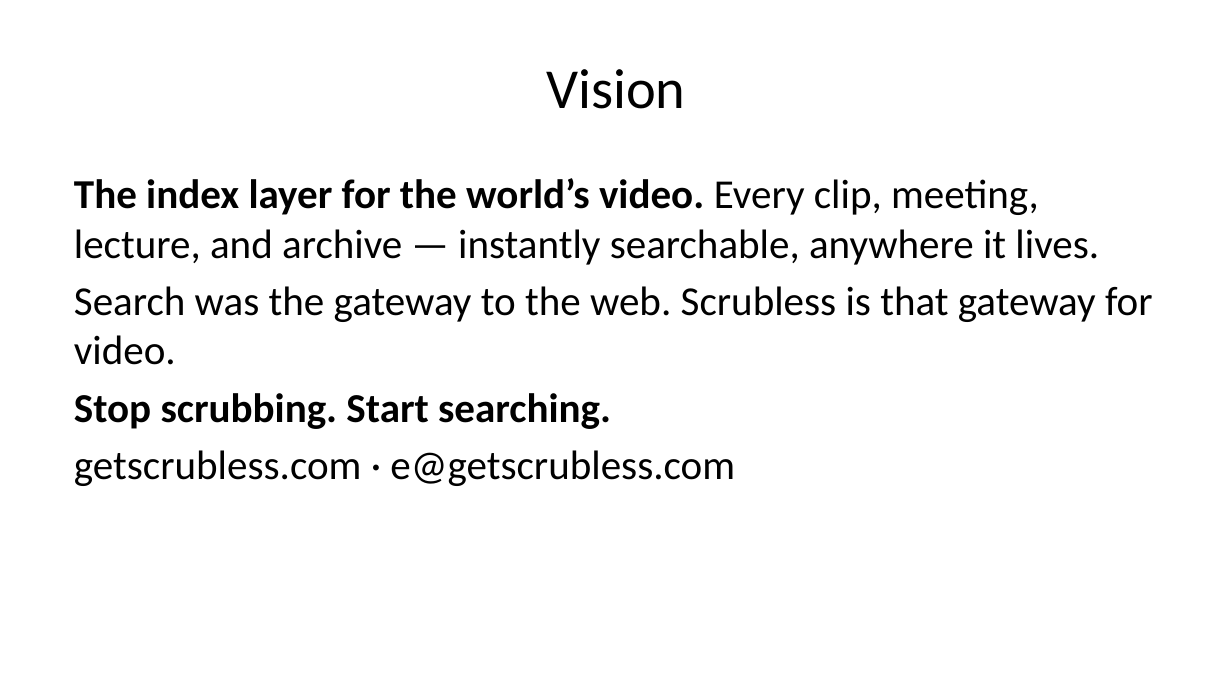
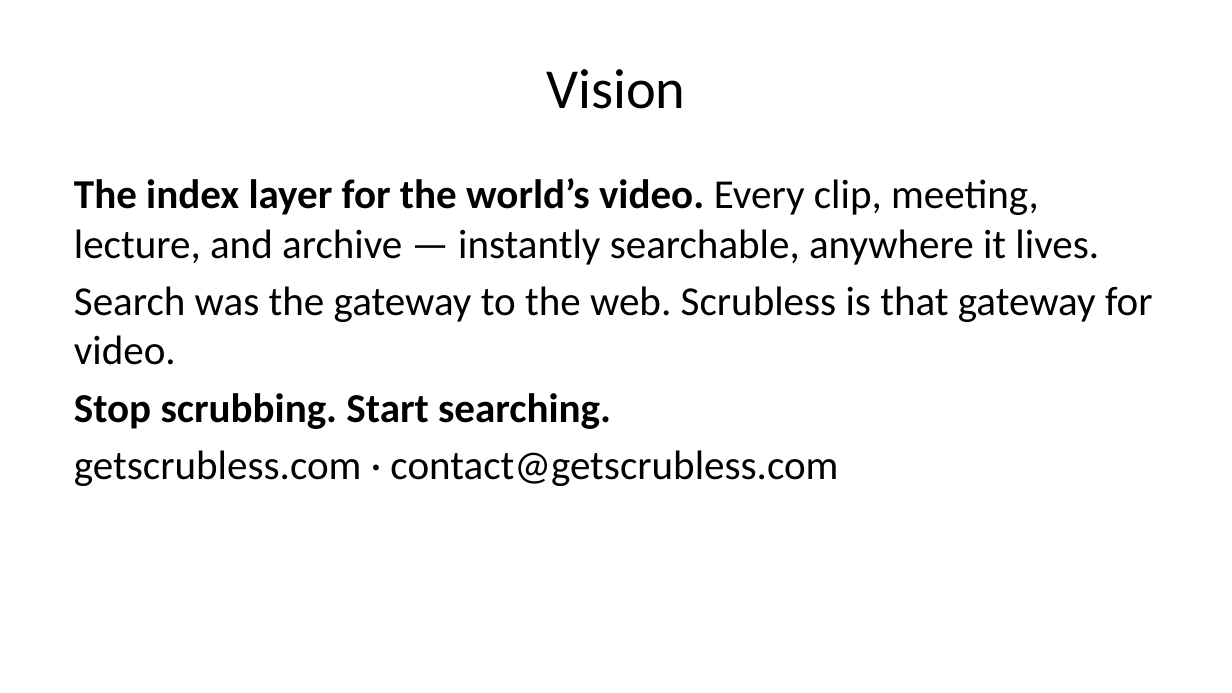
Before and after one commit to ernest-opara/scrubless, a slide deck: slide 14 of docs/PITCH-editable.pptx. Drawn at 1232x693 pixels with LibreOffice and Linux fonts; fonts in the diff are those of the drawing. Boxes give left, top, right and bottom in pixels: in the first picture for what was removed or moved away, otherwise in the second. Text is boxed around its words. In the diff, an @@ line names an element or a change of style, - is before the commit and + after.

```diff
--- a/docs/PITCH-editable.pptx
+++ b/docs/PITCH-editable.pptx
@@ text at box(74, 450, 838, 486): text changed @@
-getscrubless.com · e@getscrubless.com
+getscrubless.com · contact@getscrubless.com
```
Also in this commit, not shown: 6 other files.
